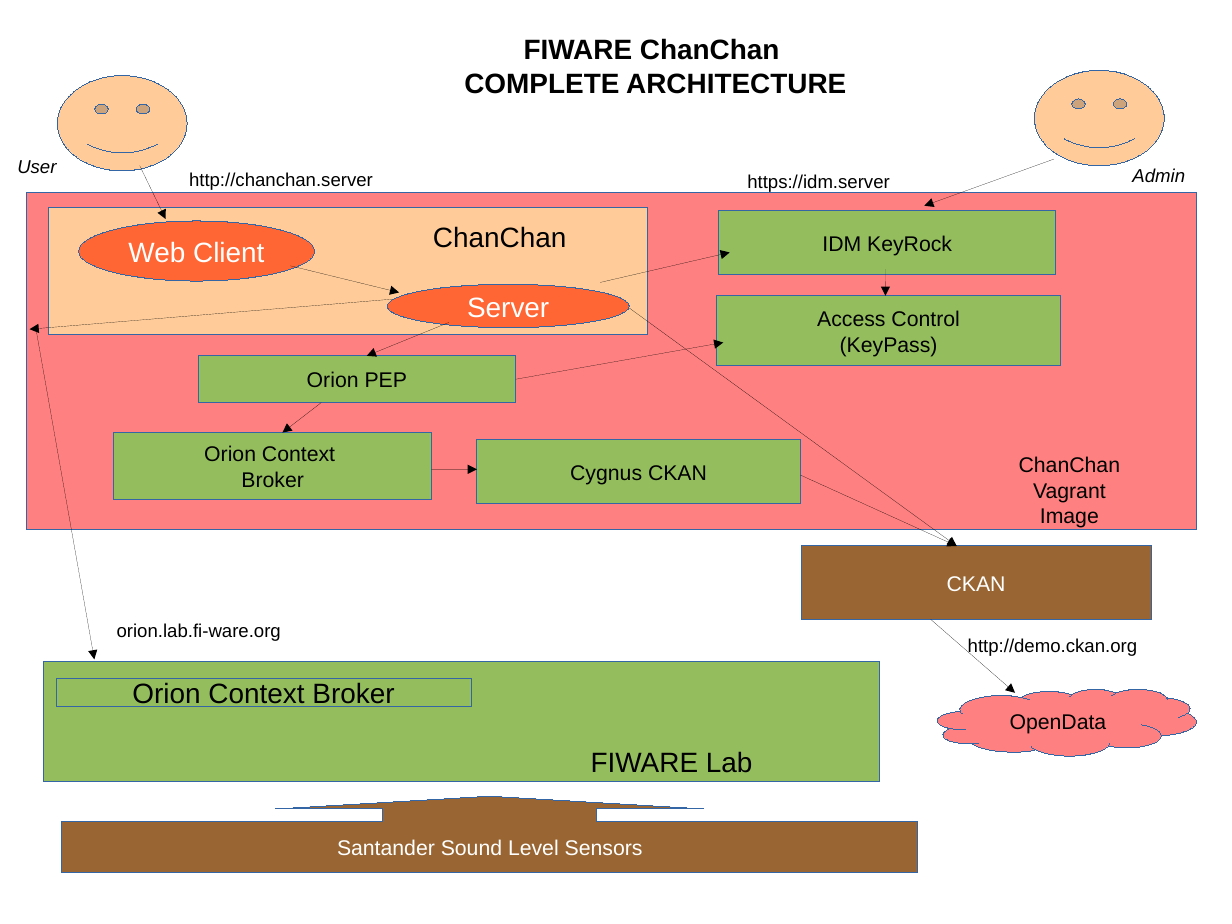
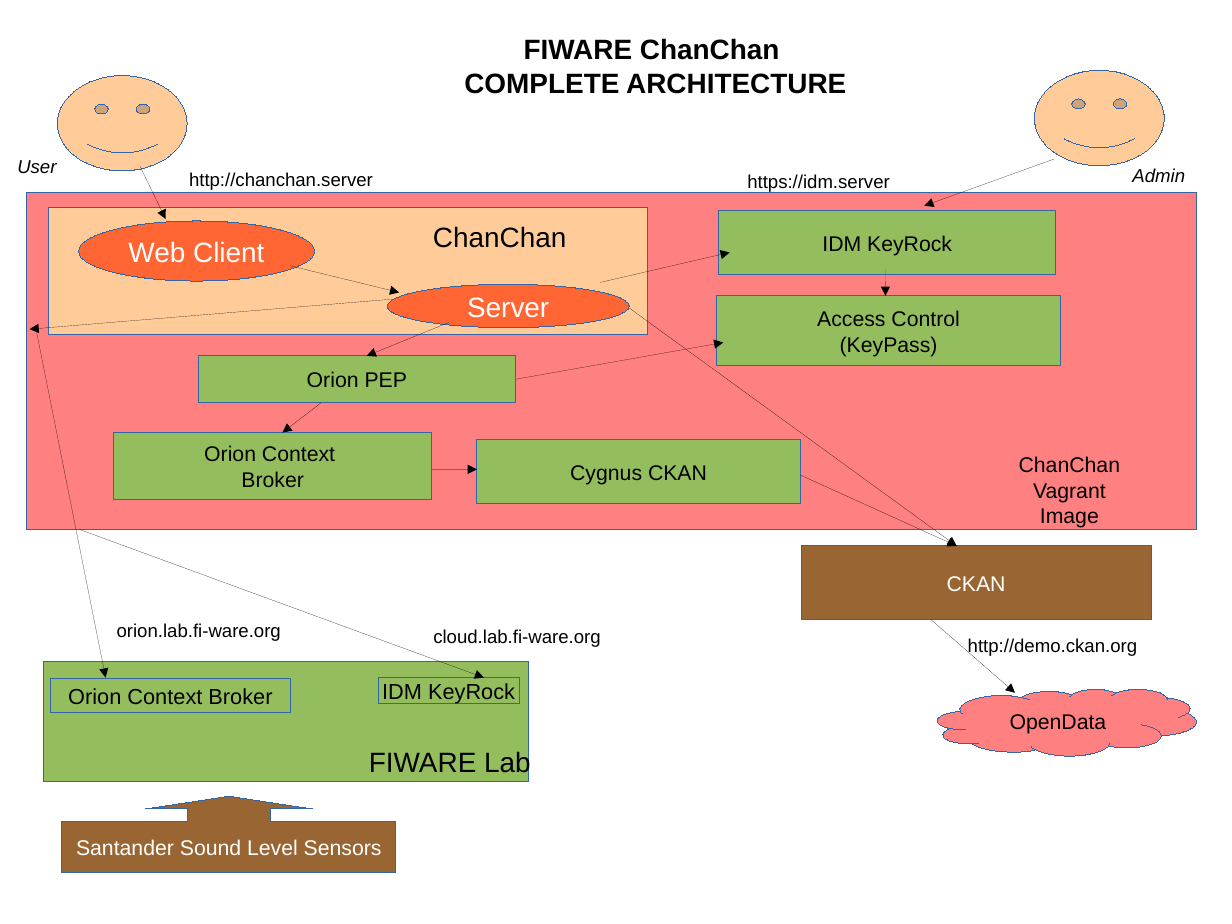
Before and after one commit to Bitergia/fiware-chanchan, a slide deck: slide 5 of doc/ChanChan.odp. Drawn at 1232x924 pixels with LibreOffice and Linux fonts; fonts in the diff are those of the drawing. Boxes give left, top, right and bottom in pixels: in the first picture for what was removed or moved away, otherwise in the second. Text is boxed around its words. In the diff, an @@ line names an element or a change of style, - is before the commit and + after.

Commit message:
Added first slides for Santander sensores. Completed global architecture with KeyRock from filabs.

```diff
--- a/doc/ChanChan.odp
+++ b/doc/ChanChan.odp
@@ arrow moved from (36, 330) - (94, 660) to (36, 330) - (105, 677) @@
@@ arrow added from (79, 530) to (484, 677), #000000 0 pt @@
@@ text added at [433, 629, 600, 647], 12 pt, text #000000 @@
+cloud.lab.fi-ware.org
@@ rectangle: place and size @@
-rectangle at [44, 662, 880, 781]
+rectangle at [44, 662, 529, 781]
@@ rectangle "Orion Context Broker": place and size @@
-rectangle "Orion Context Broker" at [56, 679, 471, 707]
+rectangle "Orion Context Broker" at [50, 679, 290, 713]
@@ rectangle "Orion Context Broker" at [50, 679, 290, 713]: size 18 to 14 pt @@
@@ rectangle added at [379, 677, 520, 704], fill #94BD5E, outline #3465A4 0 pt, 14 pt, text #000000 @@
+IDM KeyRock
@@ text "FIWARE Lab": place and size @@
-text "FIWARE Lab" at [591, 751, 753, 773]
+text "FIWARE Lab" at [369, 750, 531, 777]
@@ text "FIWARE Lab" at [369, 750, 531, 777]: alignment left to centre @@
@@ up arrow callout "Santander Sound Level Sensors": place and size @@
-up arrow callout "Santander Sound Level Sensors" at [61, 796, 918, 873]
+up arrow callout "Santander Sound Level Sensors" at [61, 796, 396, 873]
@@ up arrow callout "Santander Sound Level Sensors" at [61, 796, 396, 873]: proportions changed @@
```
Also in this commit, not shown: 1 other slide changed, 2 slides added, 1 other file.
